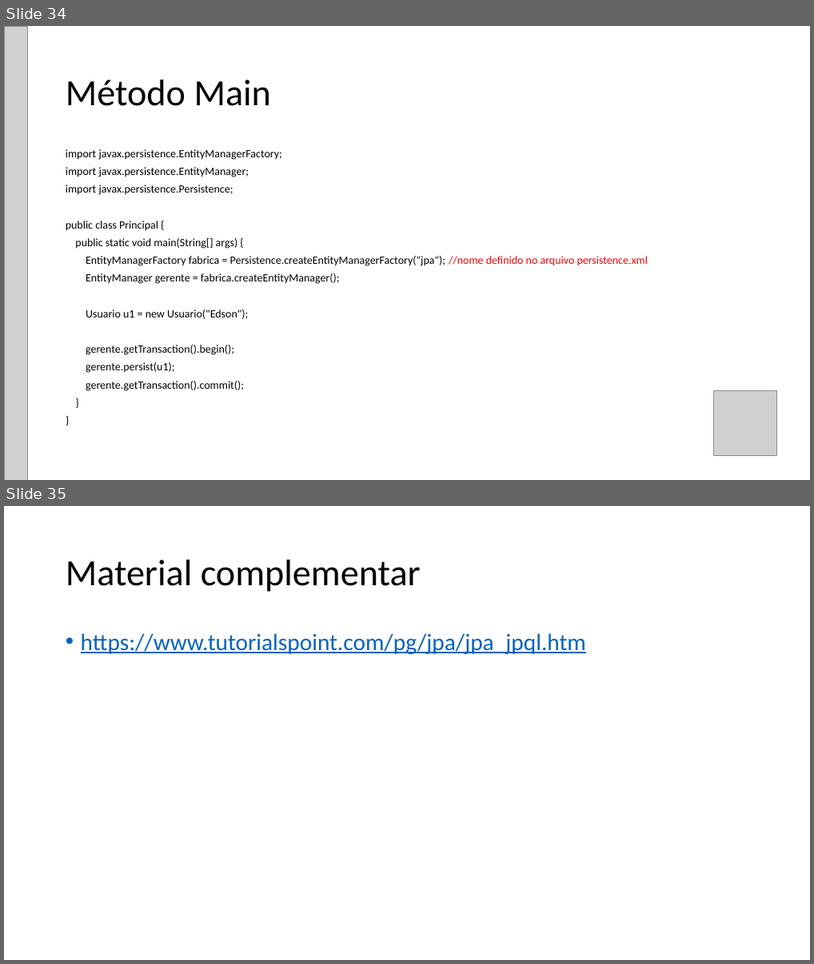
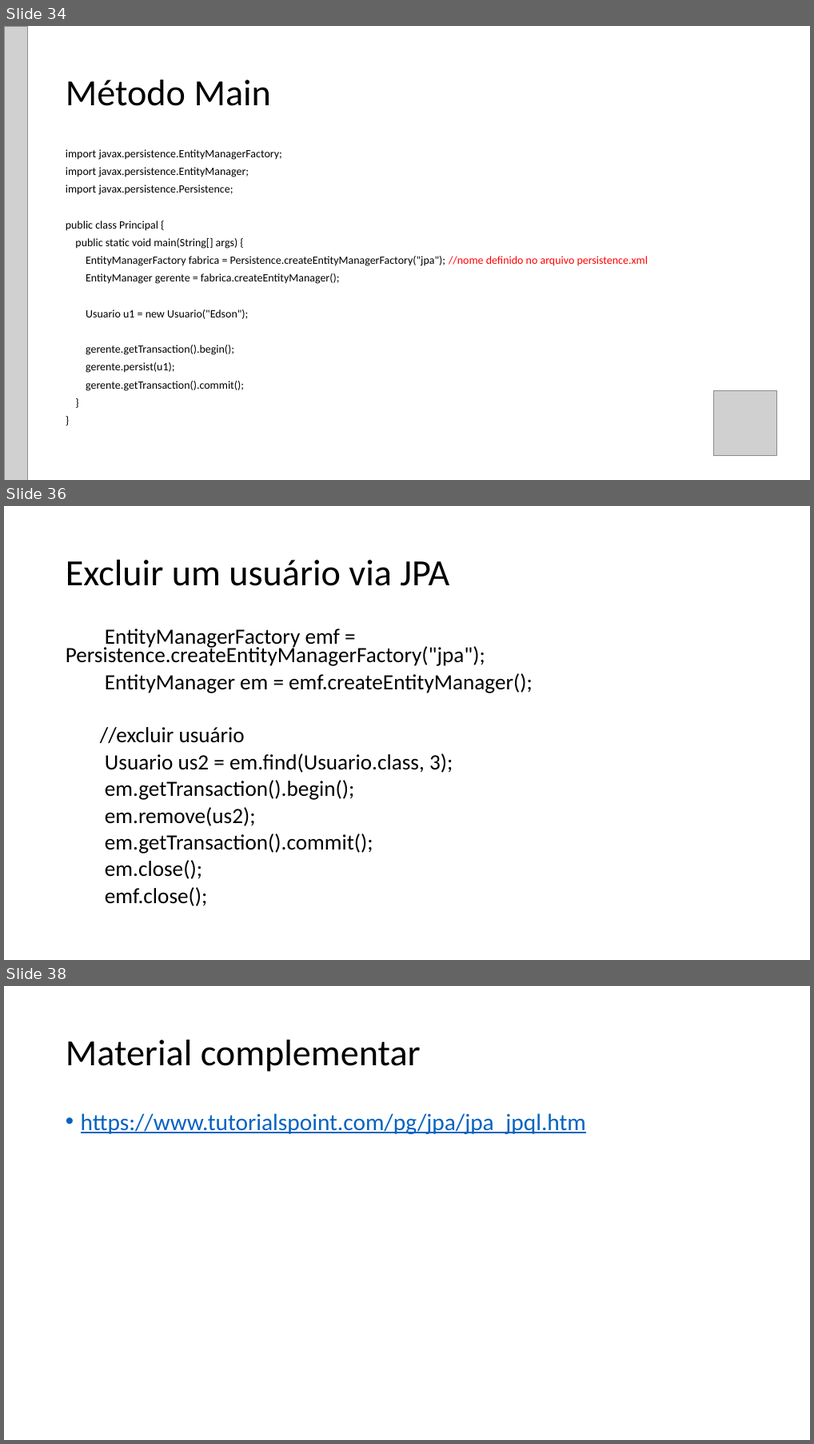
Before and after one commit to ViniciusKalach/FacensPOO202301, a slide deck: Material/POOAula12 - JPA Code First.pptx. Shown one above the other, each under a label of ours: slides 34 and 35 before the commit, slides 34, 36 and 38 after it; the slides between them are not shown. The pictures are 814x964 and 814x1444 pixels, drawn with LibreOffice and Linux fonts; fonts in the diff are those of the drawing; grey boxes stand for pictures. Boxes give left, top, right and bottom in pixels: in the first picture for what was removed or moved away, otherwise in the second. Text is boxed around its words. In the diff, an @@ line names an element or a change of style, - is before the commit and + after.

```diff
--- a/Material/POOAula12 - JPA Code First.pptx
+++ b/Material/POOAula12 - JPA Code First.pptx
@@ slide 36 added at (4,506,810,960), background #FFFFFF @@
@@ title added at (66,560,450,586), 44 pt, text #000000 @@
+Excluir um usuário via JPA
@@ text added at (66,628,533,906), 25.9 pt, text #000000 @@
+EntityManagerFactory emf = Persistence.createEntityManagerFactory("jpa");
+EntityManager em = emf.createEntityManager();
+//excluir usuário
+Usuario us2 = em.find(Usuario.class, 3);
+em.getTransaction().begin();
+em.remove(us2);
+em.getTransaction().commit();
+em.close();
+emf.close();
@@ what was slide 35 is now slide 38 @@
```
Also in this commit, not shown: 2 other slides added, 3 other files.
